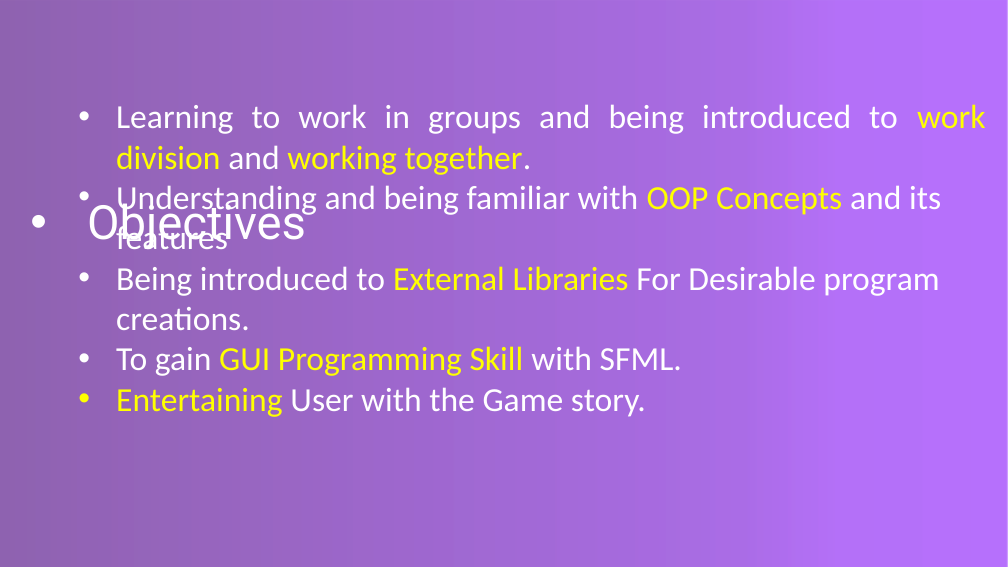
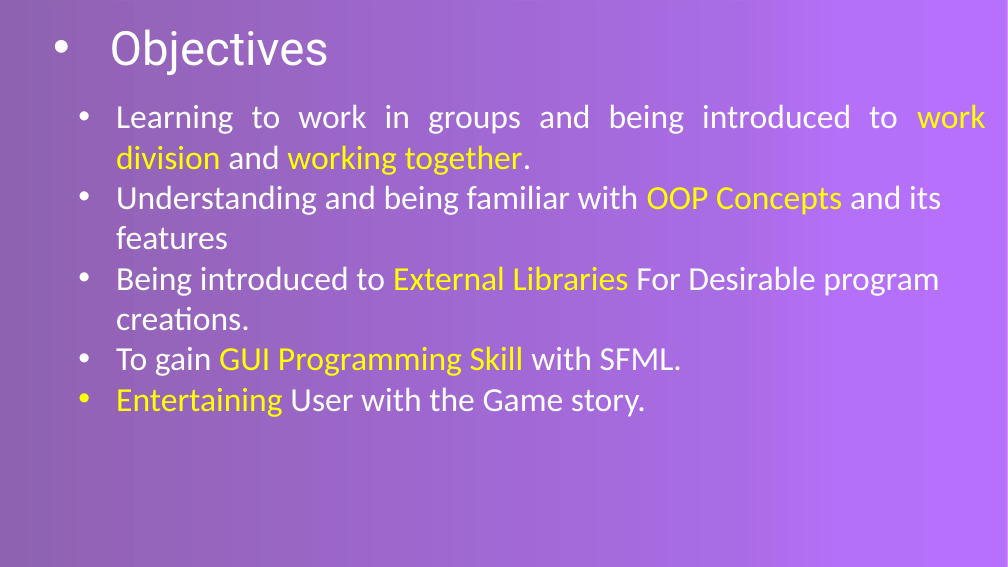
Before and after one commit to aayushacharya/Sky-Bomber, a slide deck: slide 3 of Slides.pptm. Drawn at 1008x567 pixels with LibreOffice and Linux fonts; fonts in the diff are those of the drawing. Boxes give left, top, right and bottom in pixels: in the first picture for what was removed or moved away, otherwise in the second. Text is boxed around its words. In the diff, an @@ line names an element or a change of style, - is before the commit and + after.

```diff
--- a/Slides.pptm
+++ b/Slides.pptm
@@ text "Objectives" rewrapped from [87, 196, 306, 249] to [110, 29, 329, 75] @@
```
Also in this commit, not shown: 1 other file.
